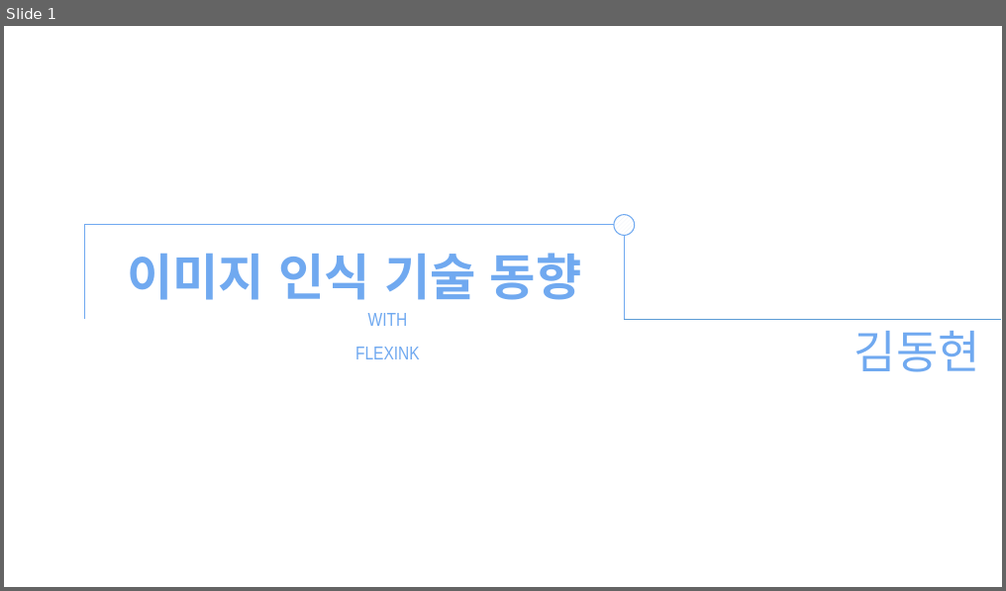
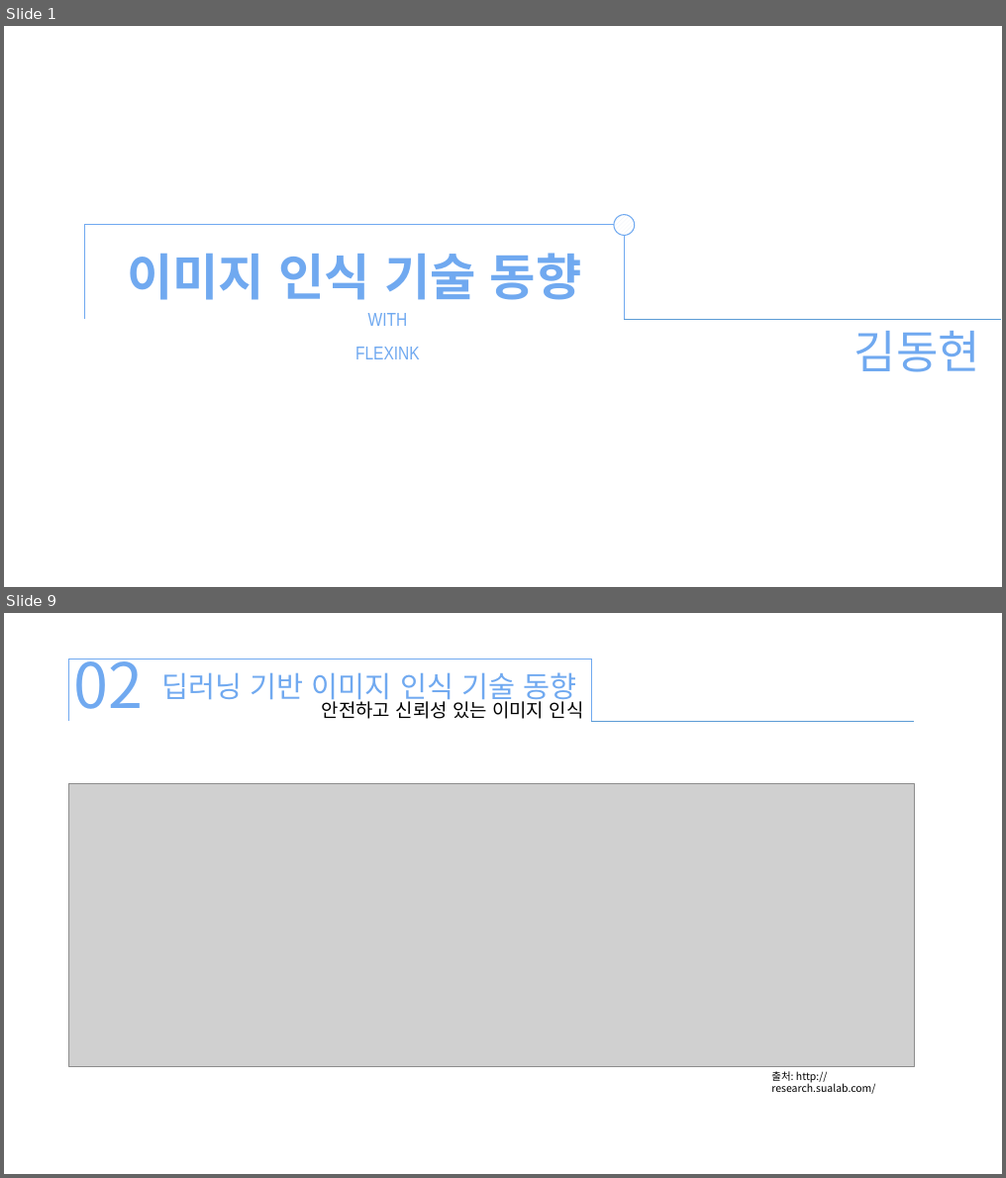
Before and after one commit to xddongx/flexink, a slide deck: 이미지 인식 기술/이미지 인식 기술_KDH.pptx. Shown one above the other, each under a label of ours: slide 1 before the commit, slides 1 and 9 after it; the slides between them are not shown. The pictures are 1006x591 and 1006x1178 pixels, drawn with LibreOffice and Linux fonts; fonts in the diff are those of the drawing; grey boxes stand for pictures. Boxes give left, top, right and bottom in pixels: in the first picture for what was removed or moved away, otherwise in the second. Text is boxed around its words. In the diff, an @@ line names an element or a change of style, - is before the commit and + after.

```diff
--- a/이미지 인식 기술/이미지 인식 기술_KDH.pptx
+++ b/이미지 인식 기술/이미지 인식 기술_KDH.pptx
@@ slide 9 added at <box>4,613,1002,1174</box>, background #FFFFFF @@
@@ right bracket added at <box>69,659,591,721</box>, outline #70A9F0 0.5 pt @@
@@ text added at <box>74,659,144,709</box>, 60 pt, text #70A9F0 @@
+02
@@ text added at <box>161,672,577,705</box>, 28 pt, text #70A9F0 @@
+딥러닝 기반 이미지 인식 기술 동향
@@ text added at <box>322,698,584,719</box>, 18 pt, text #000000 @@
+안전하고 신뢰성 있는 이미지 인식
@@ line added from (591, 721) to (915, 721), #5B9BD5 0.5 pt @@
@@ picture added at <box>69,783,915,1066</box> @@
@@ text added at <box>771,1071,875,1094</box>, 10 pt, text #000000 @@
+출처: http://research.sualab.com/
```
Also in this commit, not shown: 2 slides changed, 13 other slides added, 13 slides removed, 11 other files.
